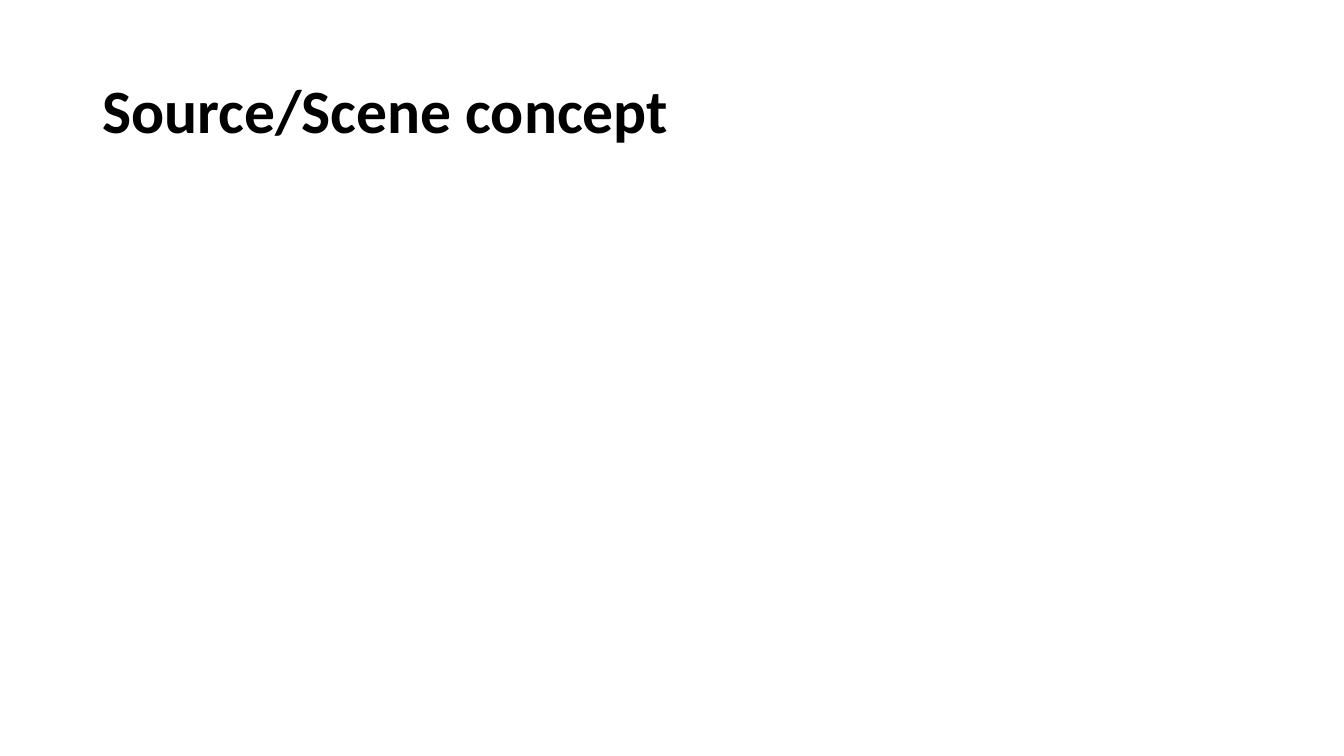
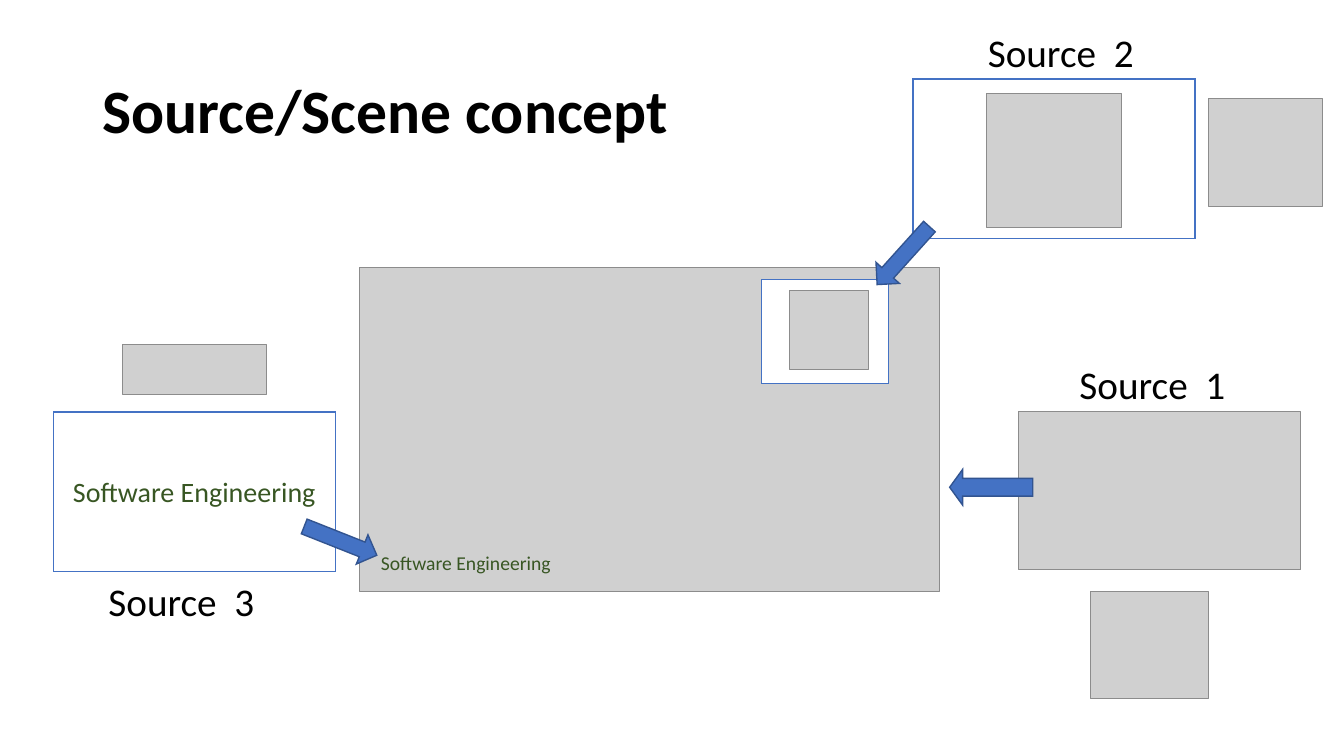
Before and after one commit to engedu/OBS-Training, a slide deck: slide 7 of OBS Training.pptx. Drawn at 1344x756 pixels with LibreOffice and Linux fonts; fonts in the diff are those of the drawing; grey boxes stand for pictures. Boxes give left, top, right and bottom in pixels: in the first picture for what was removed or moved away, otherwise in the second. Text is boxed around its words. In the diff, an @@ line names an element or a change of style, - is before the commit and + after.

Commit message:
edit pptx

```diff
--- a/OBS Training.pptx
+++ b/OBS Training.pptx
@@ text added at (988,41,1134,68), 28 pt, text #000000 @@
+Source 2
@@ rectangle added at (913,79,1196,238), fill #FFFFFF, outline #4472C4 1 pt @@
@@ picture added at (987,94,1121,228) @@
@@ picture added at (1209,99,1324,207) @@
@@ right arrow added at (865,216,940,295), fill #4472C4, outline #325491 1 pt @@
@@ picture added at (122,345,266,394) @@
@@ text added at (1079,373,1225,400), 28 pt, text #000000 @@
+Source 1
@@ rectangle added at (53,412,336,572), fill #FFFFFF, outline #4472C4 1 pt, 20 pt, text #385723 @@
+Software Engineering
@@ picture added at (1019,412,1302,571) @@
@@ right arrow added at (950,470,1032,505), fill #4472C4, outline #325491 1 pt @@
@@ right arrow added at (298,512,382,570), fill #4472C4, outline #325491 1 pt @@
@@ group added at (360,268,940,592): 2 pictures, 1 rectangle, 1 text @@
+Software Engineering
@@ text added at (108,590,254,617), 28 pt, text #000000 @@
+Source 3
@@ picture added at (1091,592,1209,700) @@
```
Also in this commit, not shown: 2 slides added, 1 slide removed.
